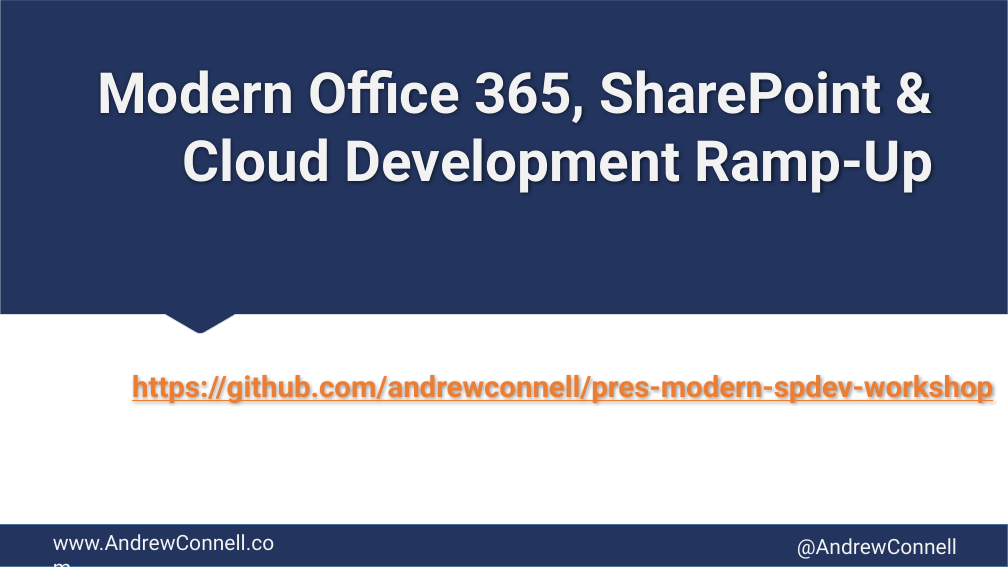
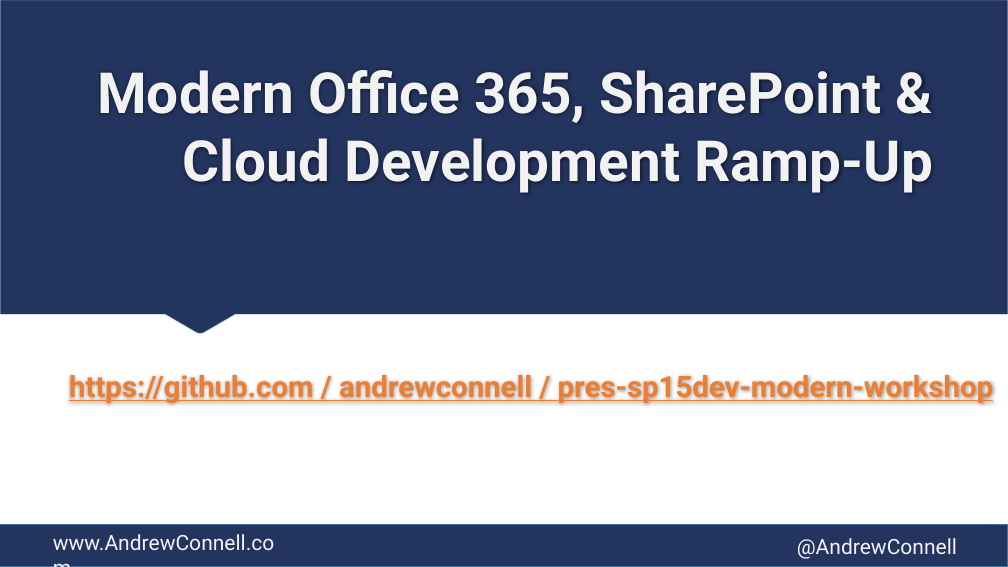
Before and after one commit to andrewconnell/pres-sp15dev-modern-workshop, a slide deck: slide 1 of presentation.pptx. Drawn at 1008x567 pixels with LibreOffice and Linux fonts; fonts in the diff are those of the drawing. Boxes give left, top, right and bottom in pixels: in the first picture for what was removed or moved away, otherwise in the second. Text is boxed around its words. In the diff, an @@ line names an element or a change of style, - is before the commit and + after.

```diff
--- a/presentation.pptx
+++ b/presentation.pptx
@@ subtitle at (x1=69, y1=375, x2=994, y2=404): text changed @@
-https://github.com/andrewconnell/pres-modern-spdev-workshop
+https://github.com / andrewconnell / pres-sp15dev-modern-workshop
```
Also in this commit, not shown: 2 other files.
